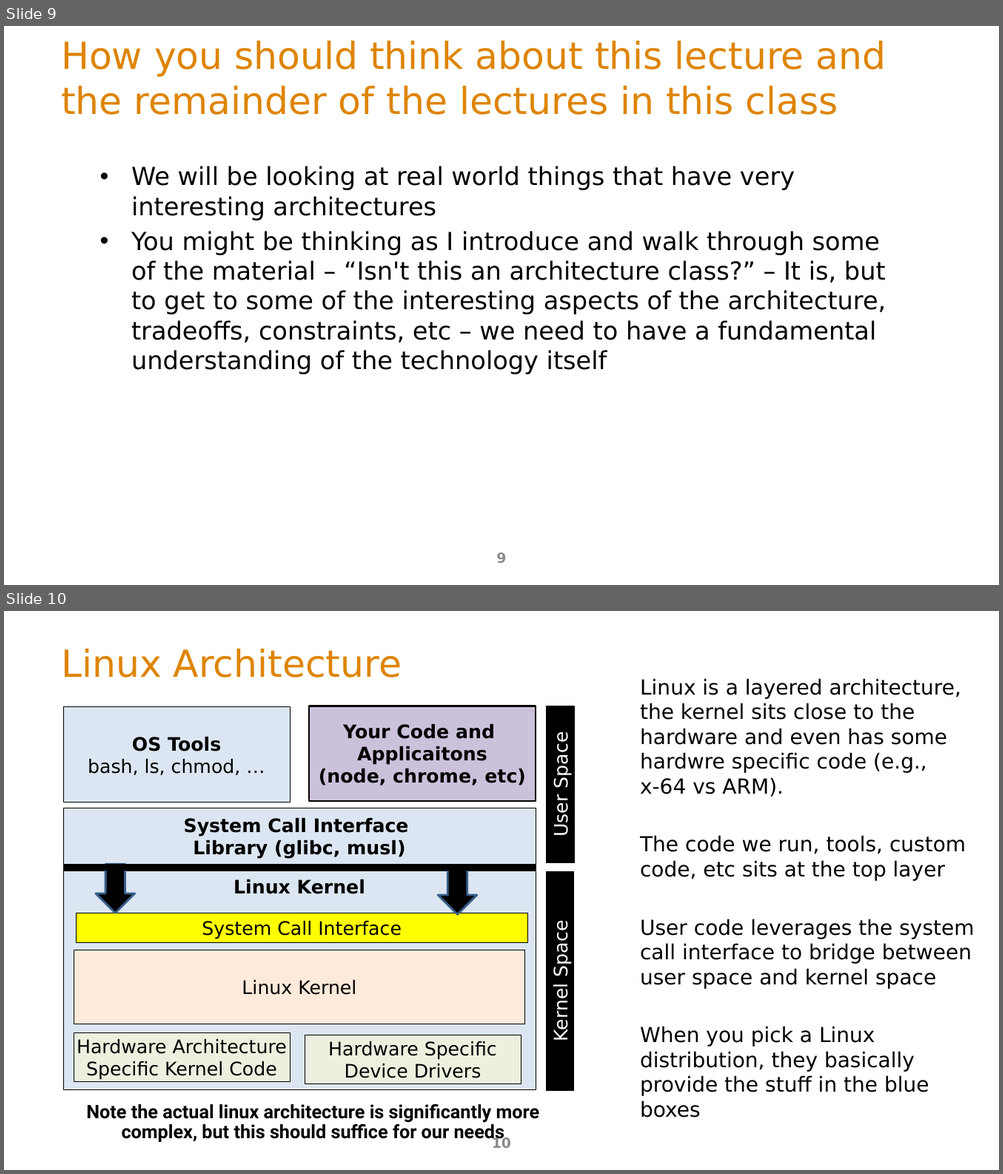
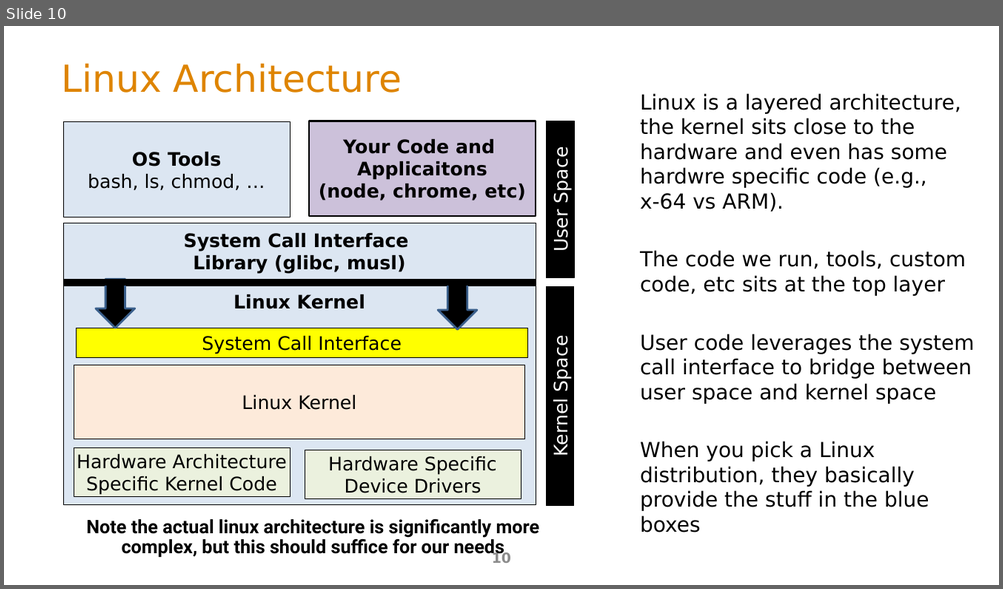
Before and after one commit to ArchitectingSoftware/SE577-SoftwareArchitecture, a slide deck: lectures/m7LinuxDockerK8sArchitecture.pptx. Shown one above the other, each under a label of ours: slides 9 and 10 before the commit, slide 10 after it. The pictures are 1003x1174 and 1003x589 pixels, drawn with LibreOffice and Linux fonts; fonts in the diff are those of the drawing. Boxes give left, top, right and bottom in pixels: in the first picture for what was removed or moved away, otherwise in the second. Text is boxed around its words. In the diff, an @@ line names an element or a change of style, - is before the commit and + after.

Commit message:
lecture updates

```diff
--- a/lectures/m7LinuxDockerK8sArchitecture.pptx
+++ b/lectures/m7LinuxDockerK8sArchitecture.pptx
@@ slide 9 removed at [4, 26, 999, 585], background #FFFFFF @@
@@ title removed at [61, 40, 886, 115] @@
-How you should think about this lecture and the remainder of the lectures in this class
@@ text removed at [131, 166, 886, 375] @@
-• We will be looking at real world things that have very interesting architectures
-• You might be thinking as I introduce and walk through some of the material – “Isn't this an architecture class?” – It is, but to get to some of the interesting aspects of the architecture, tradeoffs, constraints, etc – we need to have a fundamental understanding of the technology itself
@@ page number removed at [496, 553, 506, 563] @@
-9
```
Also in this commit, not shown: 1 slide added, 1 other file.
